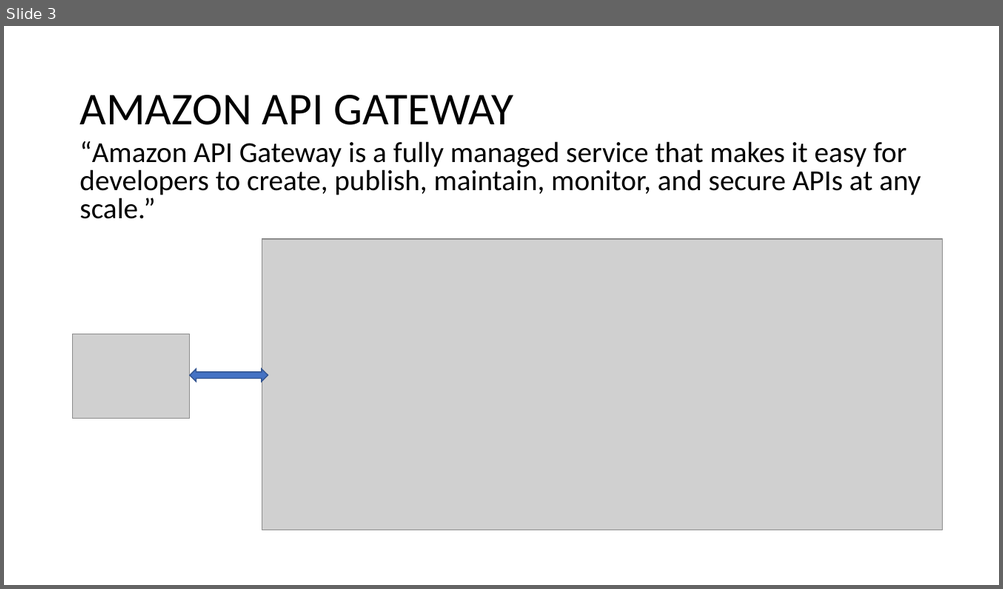
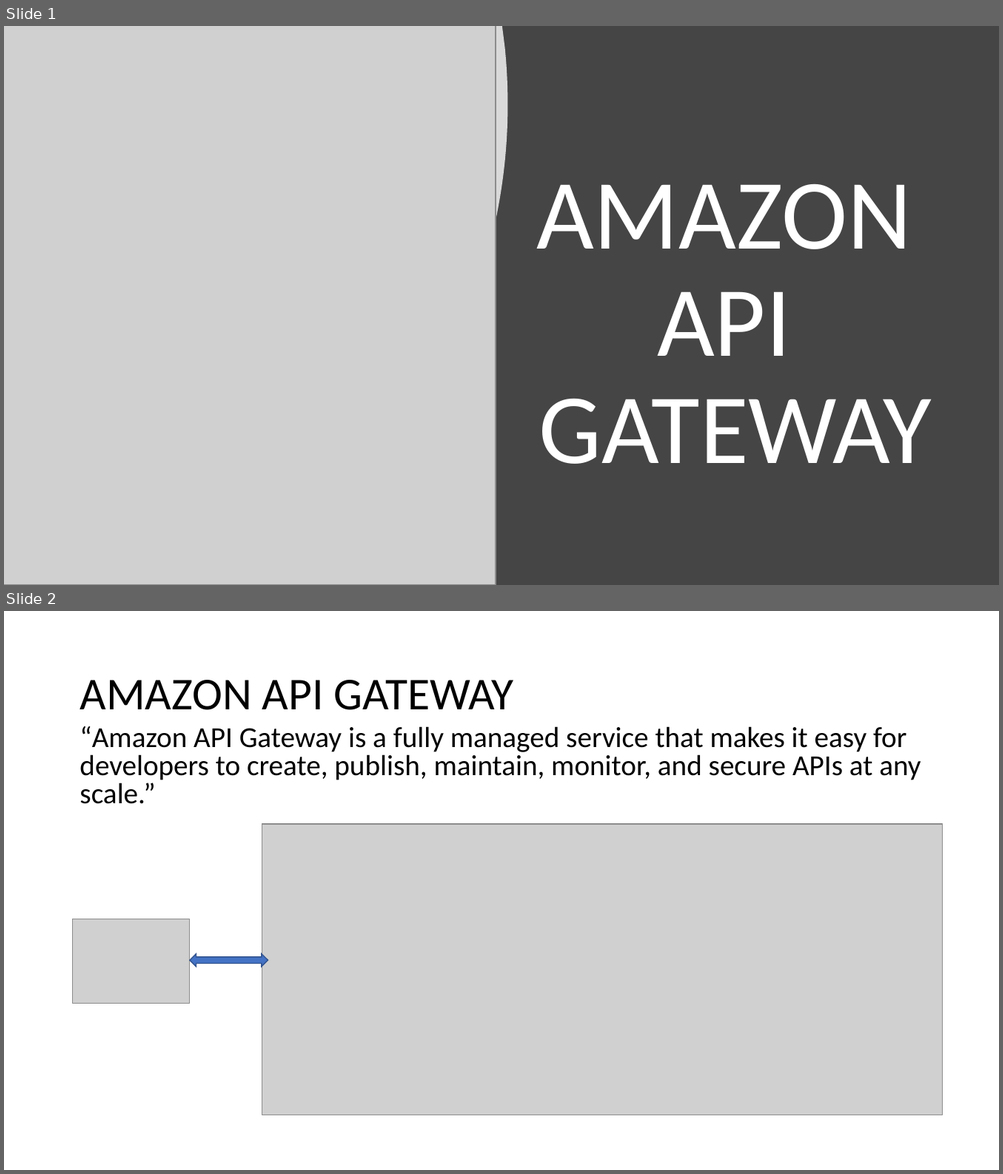
Before and after one commit to dshanke/aws-sam, a slide deck: env-booking-api/docs/AWS-SWAGGER-SAM-API-Gateway.pptx. Shown one above the other, each under a label of ours: slide 3 before the commit, slides 1 and 2 after it. The pictures are 1003x589 and 1003x1174 pixels, drawn with LibreOffice and Linux fonts; fonts in the diff are those of the drawing; grey boxes stand for pictures. Boxes give left, top, right and bottom in pixels: in the first picture for what was removed or moved away, otherwise in the second. Text is boxed around its words. In the diff, an @@ line names an element or a change of style, - is before the commit and + after.

```diff
--- a/env-booking-api/docs/AWS-SWAGGER-SAM-API-Gateway.pptx
+++ b/env-booking-api/docs/AWS-SWAGGER-SAM-API-Gateway.pptx
@@ slide 1 added at [4,26,999,585], background #454545 @@
@@ freeform shape added at [4,26,508,585], fill #FFFFFF at 80% opacity @@
@@ picture added at [4,26,495,585] @@
@@ title added at [536,184,931,464], 96 pt, text #FFFFFF @@
+AMAZON
+API
+GATEWAY
@@ what was slide 3 is now slide 2 @@
```
Also in this commit, not shown: 2 slides changed, 1 other slide added, 4 other files.
